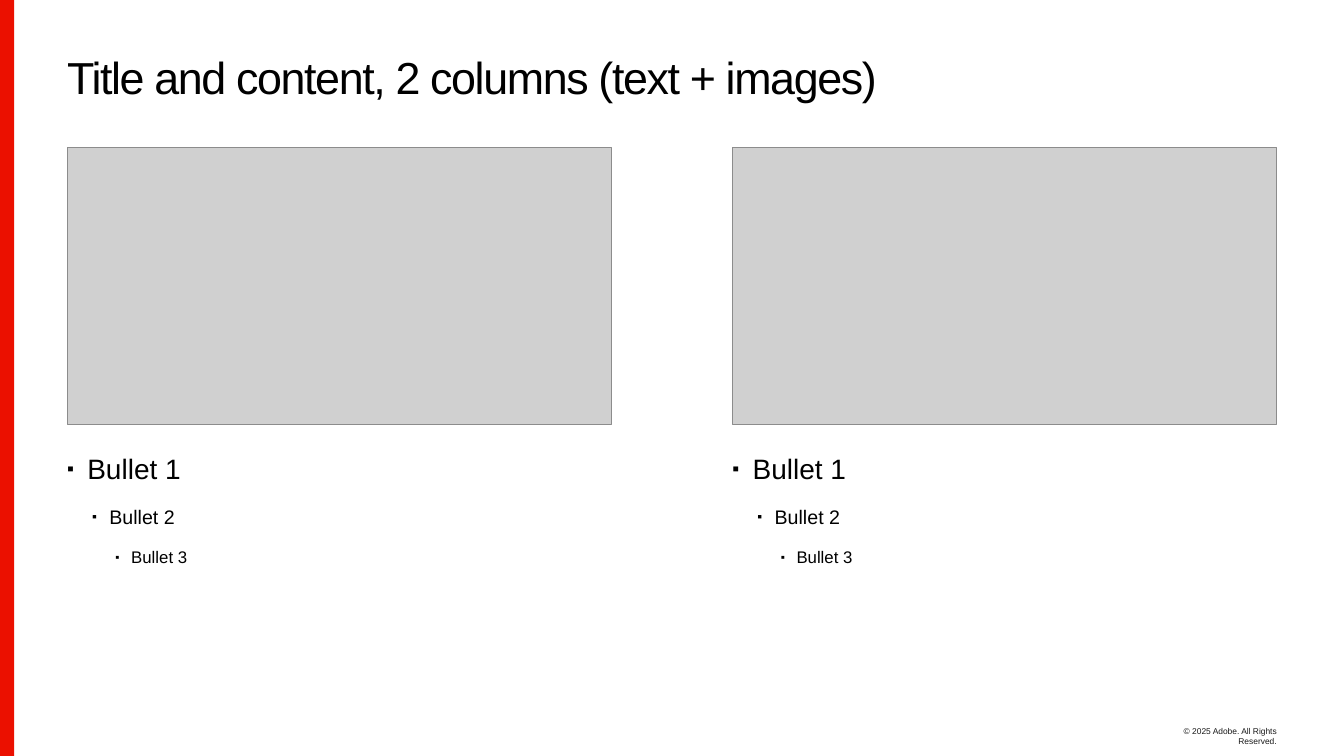
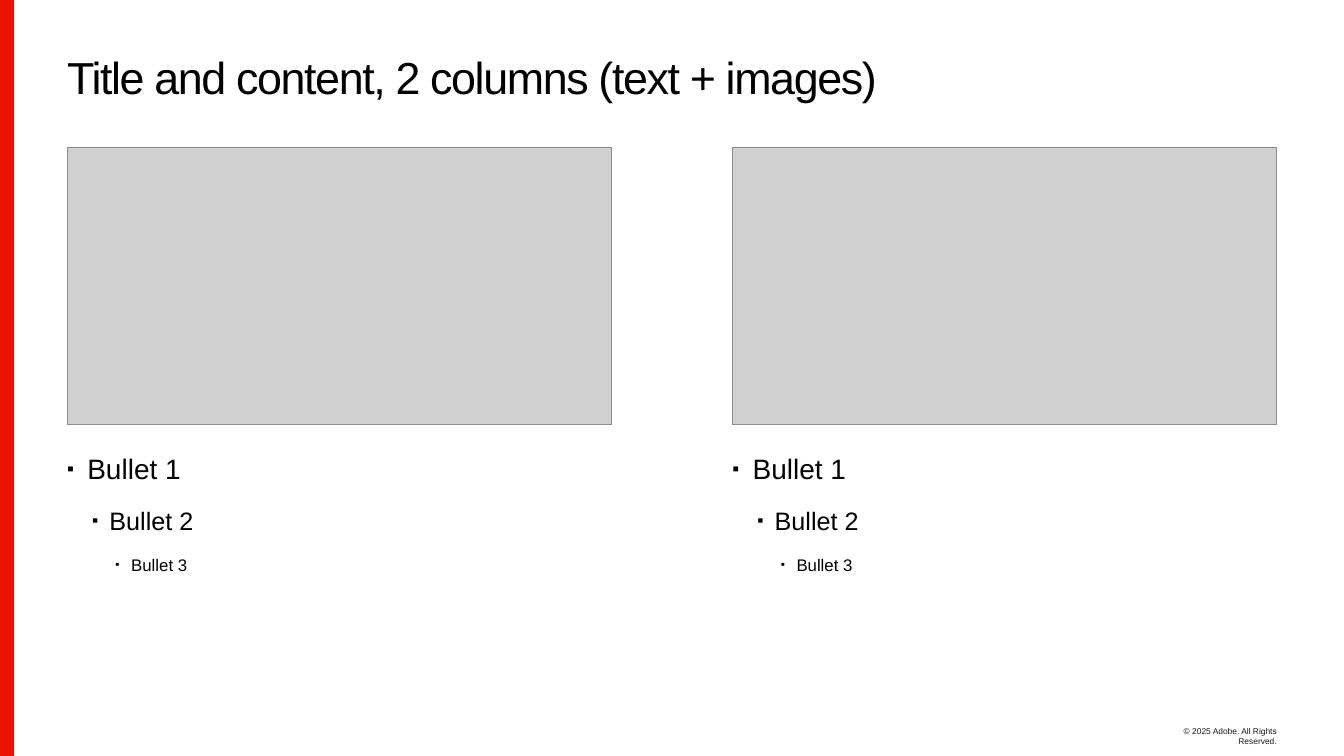
Before and after one commit to sean-parent/sean-parent.github.io, a slide deck: slide 54 of presentations/2025-04-28-are-we-there-yet/2024-04-28-are-we-there-yet.pptx (slide 30 before the commit). Drawn at 1344x756 pixels with LibreOffice and Linux fonts; fonts in the diff are those of the drawing; grey boxes stand for pictures; background and template pictures are left out. Boxes give left, top, right and bottom in pixels: in the first picture for what was removed or moved away, otherwise in the second. Text is boxed around its words. In the diff, an @@ line names an element or a change of style, - is before the commit and + after.

```diff
--- a/presentations/2025-04-28-are-we-there-yet/2024-04-28-are-we-there-yet.pptx
+++ b/presentations/2025-04-28-are-we-there-yet/2024-04-28-are-we-there-yet.pptx
@@ text at [109, 511, 193, 531]: size 14 to 18 pt in "Bullet 2" @@
@@ text at [775, 511, 859, 531]: size 14 to 18 pt in "Bullet 2" @@
```
Also in this commit, not shown: 5 other slides changed, 25 slides added, 1 slide removed, 8 other files.
